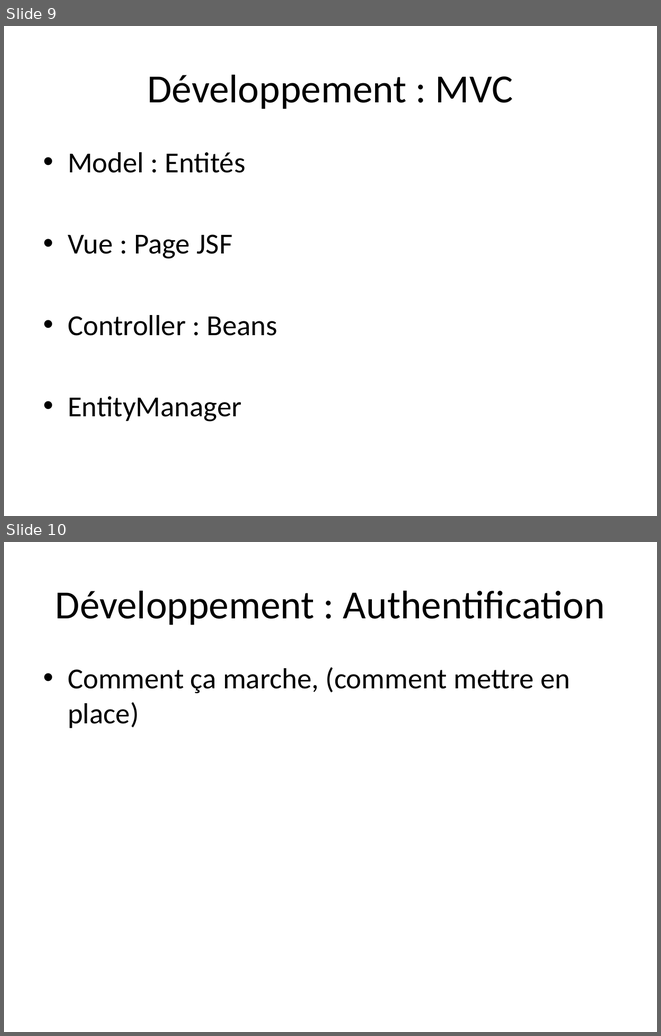
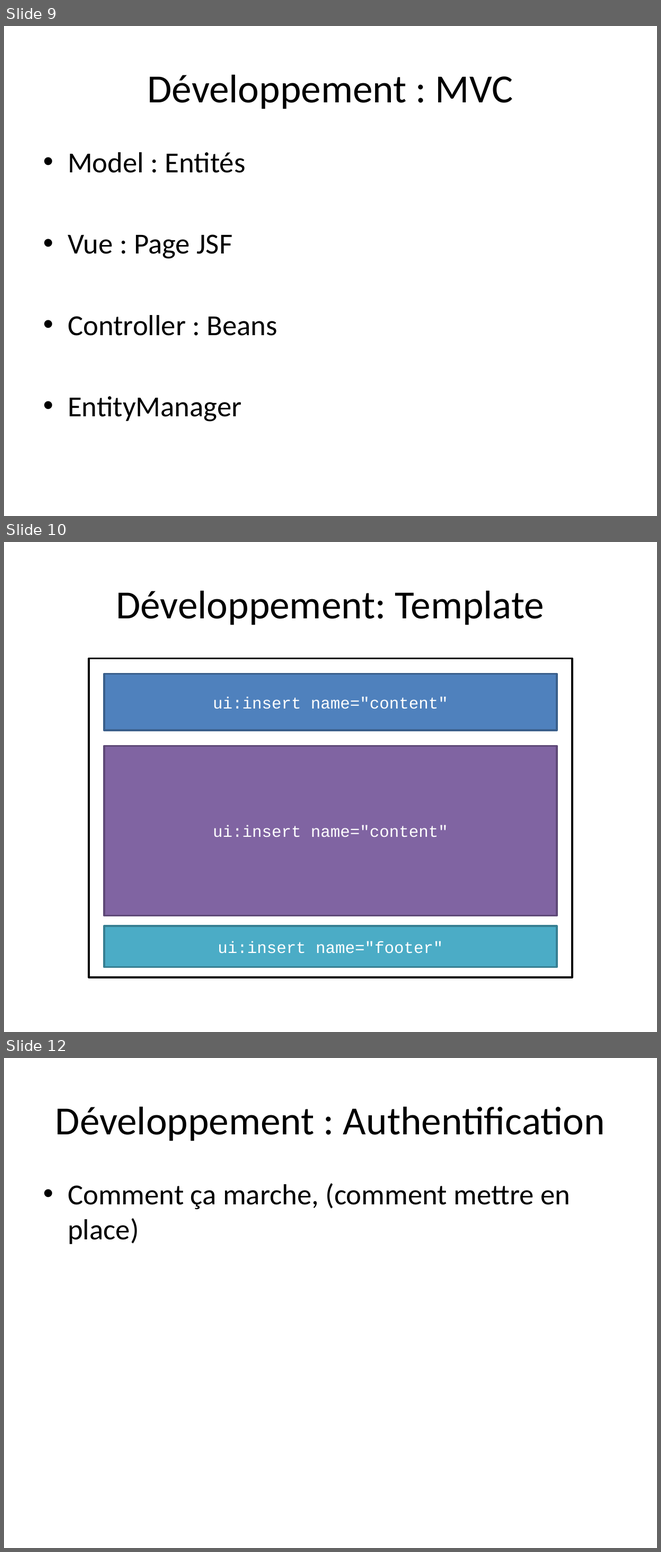
Before and after one commit to LucienMoor/AYNIM, a slide deck: Documents/PrésentationRichPoor.pptx. Shown one above the other, each under a label of ours: slides 9 and 10 before the commit, slides 9, 10 and 12 after it; the slides between them are not shown. The pictures are 661x1036 and 661x1552 pixels, drawn with LibreOffice and Linux fonts; fonts in the diff are those of the drawing. Boxes give left, top, right and bottom in pixels: in the first picture for what was removed or moved away, otherwise in the second. Text is boxed around its words. In the diff, an @@ line names an element or a change of style, - is before the commit and + after.

```diff
--- a/Documents/PrésentationRichPoor.pptx
+++ b/Documents/PrésentationRichPoor.pptx
@@ slide 10 added at (x1=4, y1=542, x2=657, y2=1032), background #FFFFFF @@
@@ title added at (x1=116, y1=590, x2=545, y2=625), 44 pt, text #000000 @@
+Développement: Template
@@ rectangle added at (x1=89, y1=658, x2=572, y2=977), outline #000000 2 pt @@
@@ rectangle added at (x1=105, y1=674, x2=557, y2=731), fill #4F81BD, outline #3A5F8C 2 pt, 18 pt, text #FFFFFF @@
+ui:insert name="content"
@@ rectangle added at (x1=105, y1=746, x2=557, y2=916), fill #8064A2, outline #5F4A78 2 pt, 18 pt, text #FFFFFF @@
+ui:insert name="content"
@@ rectangle added at (x1=105, y1=926, x2=557, y2=967), fill #4BACC6, outline #377F92 2 pt, 18 pt, text #FFFFFF @@
+ui:insert name="footer"
@@ what was slide 10 is now slide 12 @@
```
Also in this commit, not shown: 1 slide changed, 1 other slide added.
